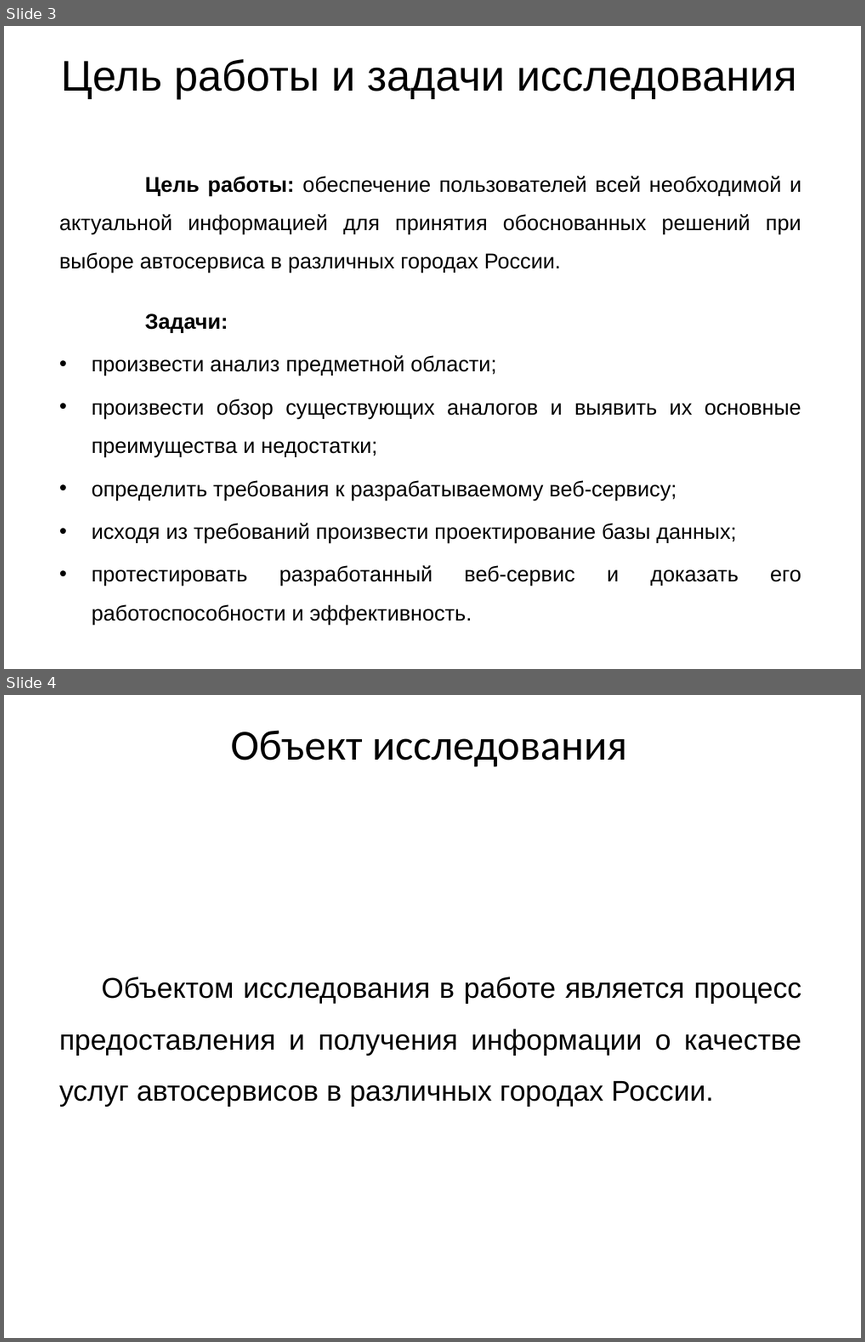
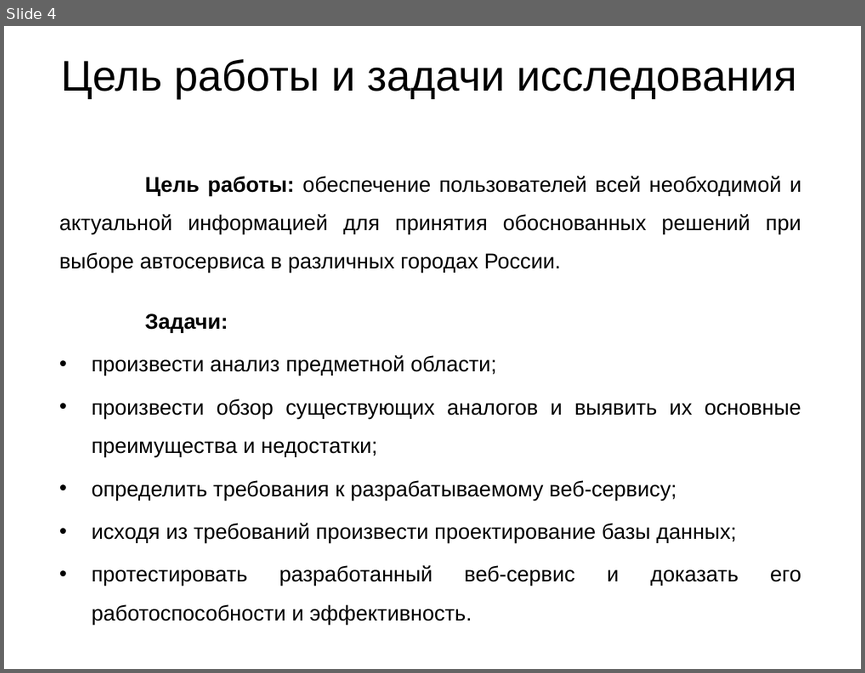
Before and after one commit to vadimgilka/-arRatingWebsite, a slide deck: Documentation/My documentation/Predzashita_Gailevich.pptx. Shown one above the other, each under a label of ours: slides 3 and 4 before the commit, slide 4 after it. The pictures are 865x1342 and 865x673 pixels, drawn with LibreOffice and Linux fonts; fonts in the diff are those of the drawing. Boxes give left, top, right and bottom in pixels: in the first picture for what was removed or moved away, otherwise in the second. Text is boxed around its words. In the diff, an @@ line names an element or a change of style, - is before the commit and + after.

```diff
--- a/Documentation/My documentation/Predzashita_Gailevich.pptx
+++ b/Documentation/My documentation/Predzashita_Gailevich.pptx
@@ slide 4 removed at (4, 695, 861, 1338), background #FFFFFF @@
@@ title removed at (231, 730, 627, 767) @@
-Объект исследования
@@ subtitle removed at (59, 976, 802, 1106) @@
-Объектом исследования в работе является процесс предоставления и получения информации о качестве услуг автосервисов в различных городах России.
@@ what was slide 3 is now slide 4 @@
```
Also in this commit, not shown: 9 slides changed, 1 slide added, 2 other slides removed.
